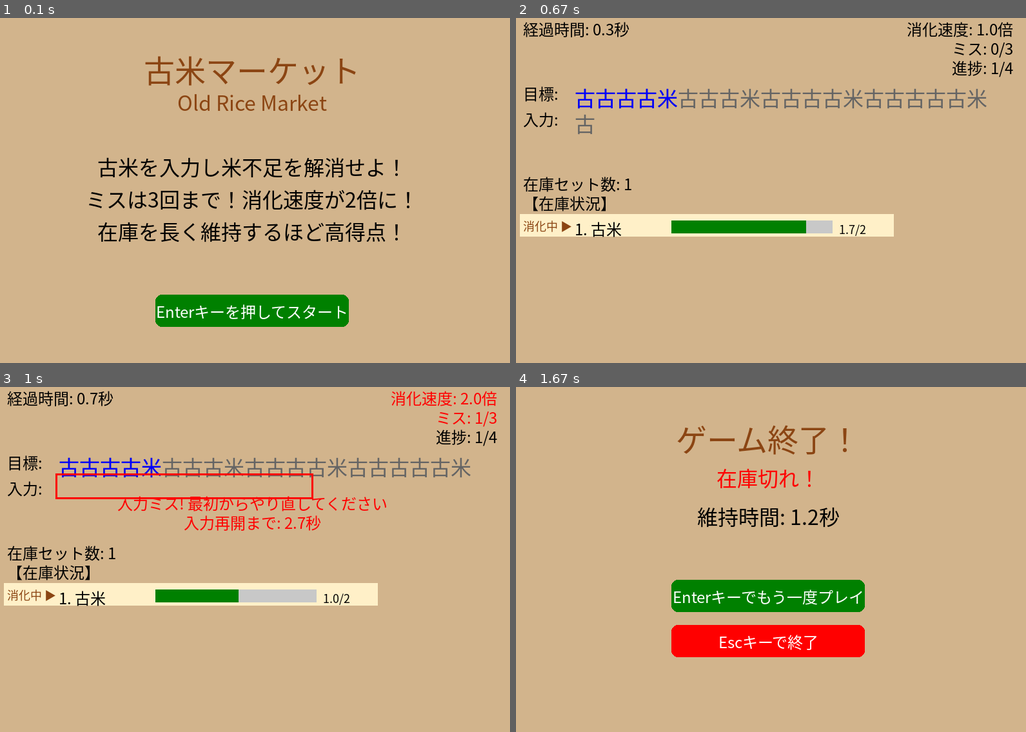
Above: before the commit, frames 1-4 (two rows, left to right).
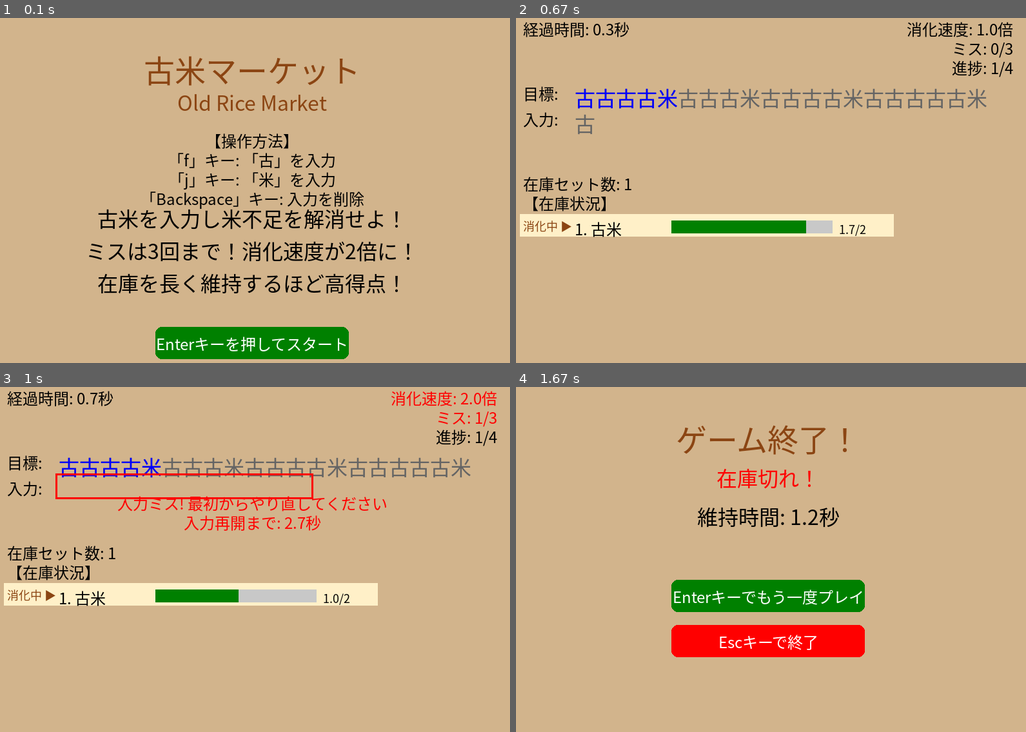
Above: after the commit, the same moments.

Repository: HAYASAKA-Ryosuke/old_rice_game_pygame_aws
Game: pygame game, started from old_rice_game_pygame.py
Two runs of this game, one before a commit and one after it. Both use one fixed random seed, a clock stepped at 60 frames per second and the inputs below.
Inputs:
- Up to frame 1 (0.1 s): no input
- Up to frame 2 (0.67 s): tap Enter at 0.33 s
- Up to frame 3 (1 s): tap J at 0.67 s
- Up to frame 4 (1.67 s): tap J at 1.07, 1.37 s

The runs differ from the first frame. In frame 1, 14% of the frame differs, in the area x 17-81%, y 33-99%; in frame 2, nothing differs; in frame 3, nothing differs; in frame 4, nothing differs.

Commit message:
update game

Diff:
--- a/old_rice_game_pygame.py
+++ b/old_rice_game_pygame.py
@@ -109,6 +109,19 @@
         self.draw_text("古米マーケット", self.title_font, DARK_BROWN, SCREEN_WIDTH//2, 100, "center")
         self.draw_text("Old Rice Market", self.large_font, DARK_BROWN, SCREEN_WIDTH//2, 150, "center")
 
+        # Key instructions
+        key_instructions = [
+            "【操作方法】",
+            "「f」キー: 「古」を入力",
+            "「j」キー: 「米」を入力",
+            "「Backspace」キー: 入力を削除"
+        ]
+
+        y_pos = 210
+        for line in key_instructions:
+            self.draw_text(line, self.medium_font, BLACK, SCREEN_WIDTH//2, y_pos, "center")
+            y_pos += 30
+
         # Simple instructions (3 lines)
         instructions = [
             "古米を入力し米不足を解消せよ！",
@@ -116,14 +129,14 @@
             "在庫を長く維持するほど高得点！"
         ]
 
-        y_pos = 250
+        y_pos = 330
         for line in instructions:
             self.draw_text(line, self.large_font, BLACK, SCREEN_WIDTH//2, y_pos, "center")
             y_pos += 50
 
         # Start prompt
-        pygame.draw.rect(self.screen, GREEN, (SCREEN_WIDTH//2 - 150, 450, 300, 50), border_radius=10)
-        self.draw_text("Enterキーを押してスタート", self.medium_font, WHITE, SCREEN_WIDTH//2, 475, "center")
+        pygame.draw.rect(self.screen, GREEN, (SCREEN_WIDTH//2 - 150, 500, 300, 50), border_radius=10)
+        self.draw_text("Enterキーを押してスタート", self.medium_font, WHITE, SCREEN_WIDTH//2, 525, "center")
 
         pygame.display.flip()
 
